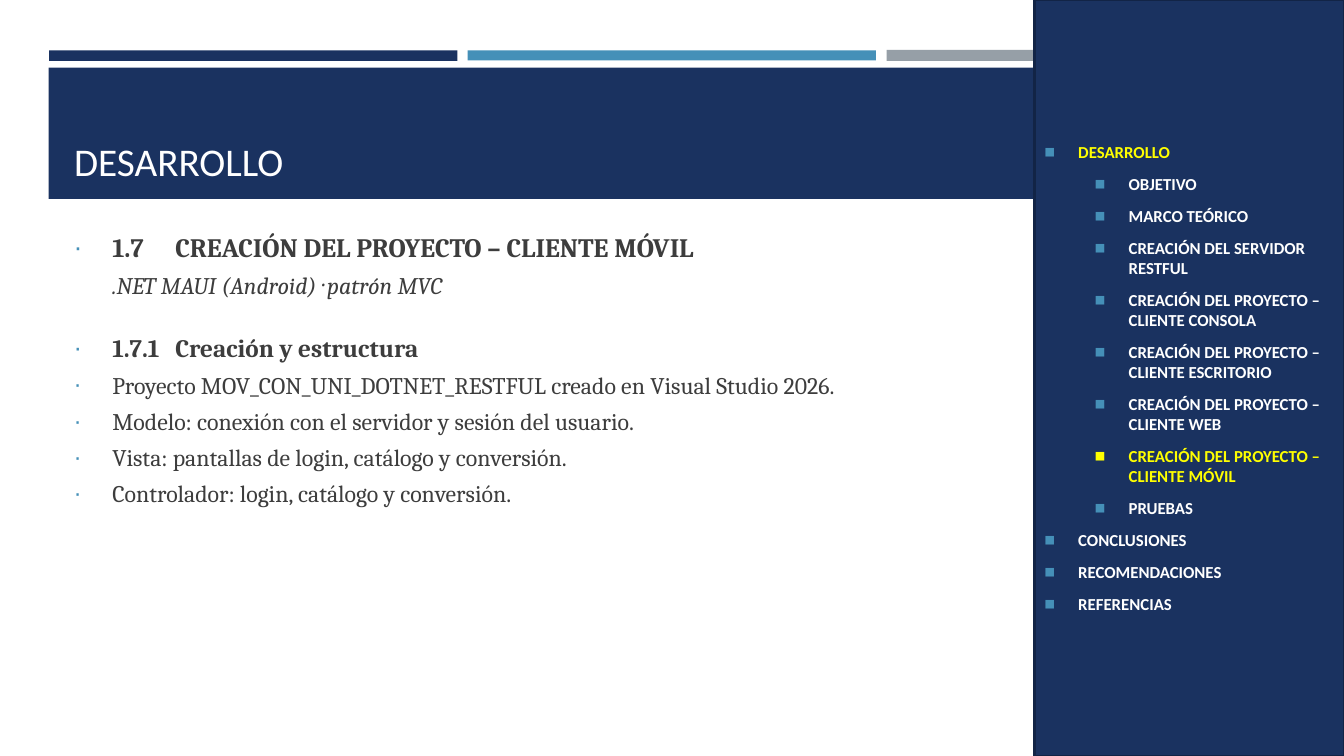
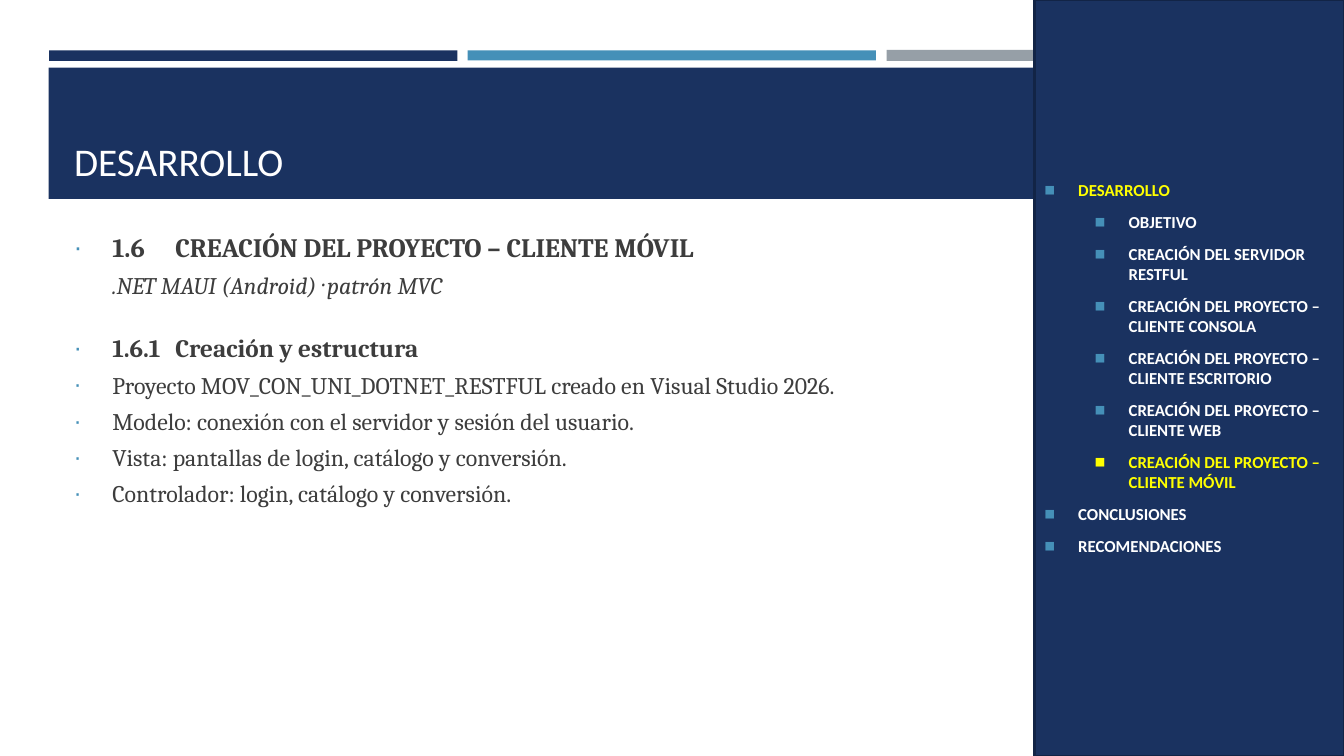
Before and after one commit to IMarcusDev/TI.1.4.-PAO202651_RESTFUL_DOTNET_SINBDD_NRC_36883_GR04, a slide deck: slide 19 of 05. DOCUMENTACION/PRESENTACION TI.1.4. RESTFUL sin BDD en DOTNET GR4.pptx (slide 23 before the commit). Drawn at 1344x756 pixels with LibreOffice and Linux fonts; fonts in the diff are those of the drawing. Boxes give left, top, right and bottom in pixels: in the first picture for what was removed or moved away, otherwise in the second. Text is boxed around its words. In the diff, an @@ line names an element or a change of style, - is before the commit and + after.

```diff
--- a/05. DOCUMENTACION/PRESENTACION TI.1.4. RESTFUL sin BDD en DOTNET GR4.pptx
+++ b/05. DOCUMENTACION/PRESENTACION TI.1.4. RESTFUL sin BDD en DOTNET GR4.pptx
@@ text in rectangle at bbox=[1129, 209, 1249, 222]: paragraph removed @@
-  ◼ MARCO TEÓRICO
@@ text at bbox=[112, 233, 693, 258]: text changed @@
-∙ 1.7 CREACIÓN DEL PROYECTO – CLIENTE MÓVIL
+∙ 1.6 CREACIÓN DEL PROYECTO – CLIENTE MÓVIL
@@ text at bbox=[112, 339, 418, 363]: text changed @@
-∙ 1.7.1 Creación y estructura
+∙ 1.6.1 Creación y estructura
@@ text in rectangle at bbox=[1129, 503, 1193, 514]: paragraph removed @@
-  ◼ PRUEBAS
@@ text in rectangle at bbox=[1078, 599, 1172, 610]: paragraph removed @@
-◼ REFERENCIAS
```
Also in this commit, not shown: 21 other slides changed, 7 slides removed.
